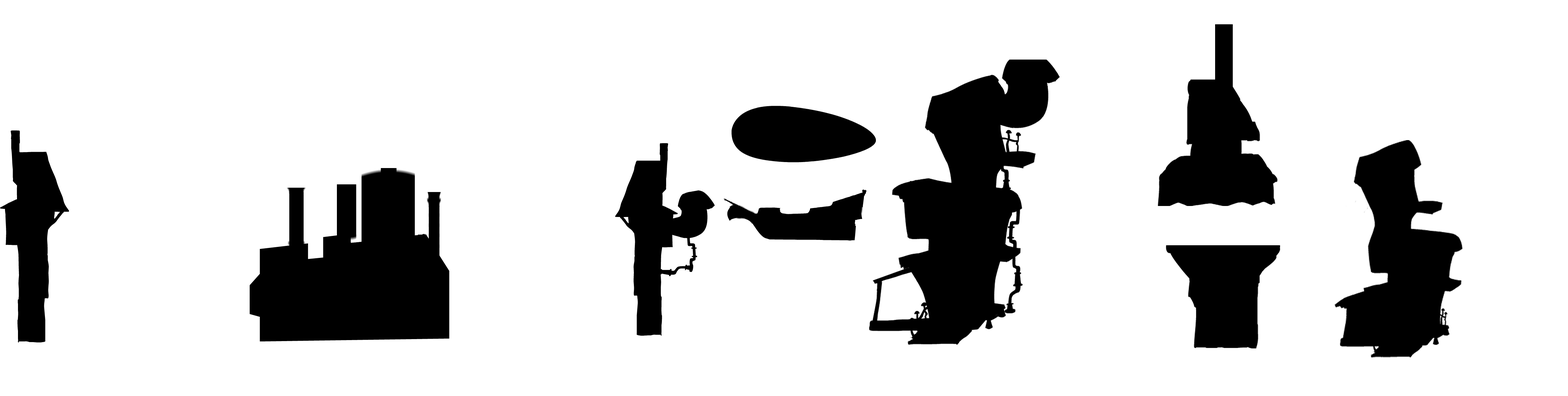
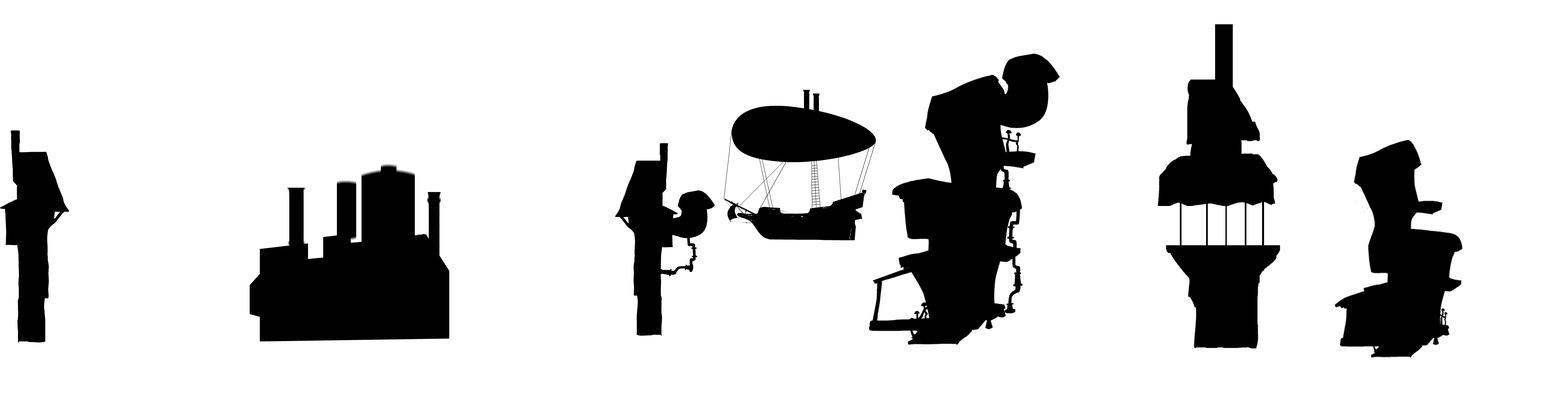
The second 1568 × 396 image is a revision of the first. Changes to its layers:
showed group "Группа 1" (5 layers) over (x1=336, y1=53, x2=1265, y2=271)
hid "Слой 1" over (x1=723, y1=105, x2=876, y2=242)
